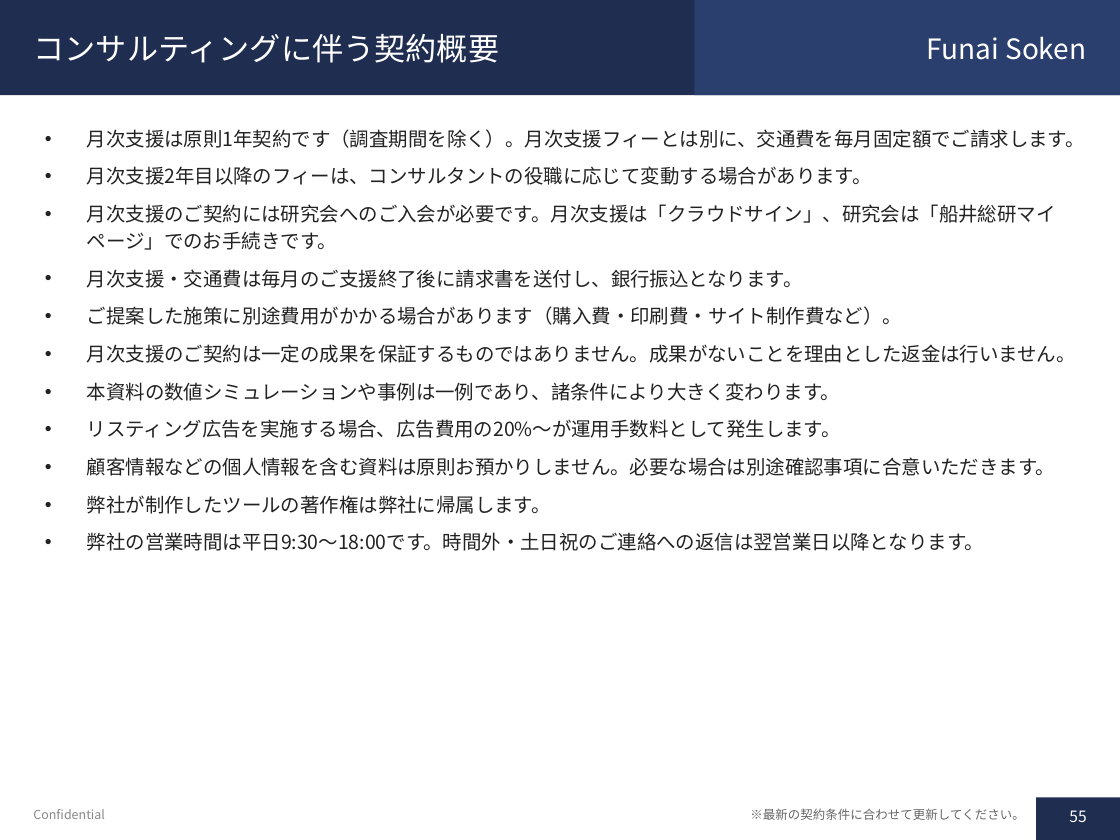
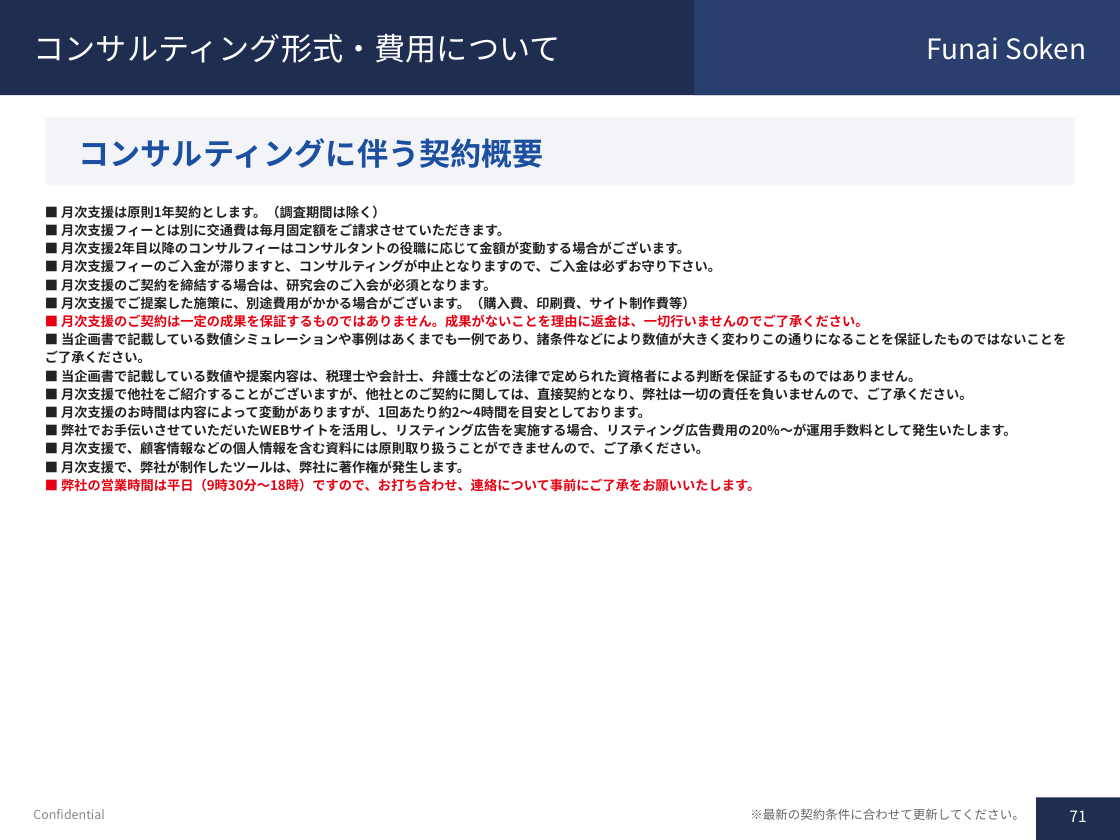
Before and after one commit to soshiro-iki-sys/-, a slide deck: slide 71 of proposals/遺品整理事業_企画書.pptx (slide 55 before the commit). Drawn at 1120x840 pixels with LibreOffice and Linux fonts; fonts in the diff are those of the drawing. Boxes give left, top, right and bottom in pixels: in the first picture for what was removed or moved away, otherwise in the second. Text is boxed around its words. In the diff, an @@ line names an element or a change of style, - is before the commit and + after.

```diff
--- a/proposals/遺品整理事業_企画書.pptx
+++ b/proposals/遺品整理事業_企画書.pptx
@@ title at <box>34,34,561,63</box>: text changed @@
-コンサルティングに伴う契約概要
+コンサルティング形式・費用について
@@ rectangle added at <box>45,118,1075,185</box>, fill #F2F4F8 @@
@@ text added at <box>78,138,544,168</box>, 20 pt, text #1C4FA0, bold @@
+コンサルティングに伴う契約概要
@@ text at <box>45,205,1066,492</box>: text changed; size 12.5 to 8.5 pt; bold on @@
-• 月次支援は原則1年契約です（調査期間を除く）。月次支援フィーとは別に、交通費を毎月固定額でご請求します。
-• 月次支援2年目以降のフィーは、コンサルタントの役職に応じて変動する場合があります。
-• 月次支援のご契約には研究会へのご入会が必要です。月次支援は「クラウドサイン」、研究会は「船井総研マイページ」でのお手続きです。
-• 月次支援・交通費は毎月のご支援終了後に請求書を送付し、銀行振込となります。
-• ご提案した施策に別途費用がかかる場合があります（購入費・印刷費・サイト制作費など）。
-• 月次支援のご契約は一定の成果を保証するものではありません。成果がないことを理由とした返金は行いません。
-• 本資料の数値シミュレーションや事例は一例であり、諸条件により大きく変わります。
-• リスティング広告を実施する場合、広告費用の20%〜が運用手数料として発生します。
-• 顧客情報などの個人情報を含む資料は原則お預かりしません。必要な場合は別途確認事項に合意いただきます。
-• 弊社が制作したツールの著作権は弊社に帰属します。
-• 弊社の営業時間は平日9:30〜18:00です。時間外・土日祝のご連絡への返信は翌営業日以降となります。
+■ 月次支援は原則1年契約とします。（調査期間は除く）
+■ 月次支援フィーとは別に交通費は毎月固定額をご請求させていただきます。
+■ 月次支援2年目以降のコンサルフィーはコンサルタントの役職に応じて金額が変動する場合がございます。
+■ 月次支援フィーのご入金が滞りますと、コンサルティングが中止となりますので、ご入金は必ずお守り下さい。
+■ 月次支援のご契約を締結する場合は、研究会のご入会が必須となります。
+■ 月次支援でご提案した施策に、別途費用がかかる場合がございます。（購入費、印刷費、サイト制作費等）
+■ 月次支援のご契約は一定の成果を保証するものではありません。成果がないことを理由に返金は、一切行いませんのでご了承ください。
+■ 当企画書で記載している数値シミュレーションや事例はあくまでも一例であり、諸条件などにより数値が大きく変わりこの通りになることを保証したものではないことをご了承ください。
+■ 当企画書で記載している数値や提案内容は、税理士や会計士、弁護士などの法律で定められた資格者による判断を保証するものではありません。
+■ 月次支援で他社をご紹介することがございますが、他社とのご契約に関しては、直接契約となり、弊社は一切の責任を負いませんので、ご了承ください。
+■ 月次支援のお時間は内容によって変動がありますが、1回あたり約2〜4時間を目安としております。
+■ 弊社でお手伝いさせていただいたWEBサイトを活用し、リスティング広告を実施する場合、リスティング広告費用の20%〜が運用手数料として発生いたします。
+■ 月次支援で、顧客情報などの個人情報を含む資料には原則取り扱うことができませんので、ご了承ください。
+■ 月次支援で、弊社が制作したツールは、弊社に著作権が発生します。
+■ 弊社の営業時間は平日（9時30分〜18時）ですので、お打ち合わせ、連絡について事前にご了承をお願いいたします。
@@ page number at <box>1069,810,1086,822</box>: text changed @@
-55
+71
```
Also in this commit, not shown: 34 other slides changed, 36 slides added, 20 slides removed, 1 other file.
